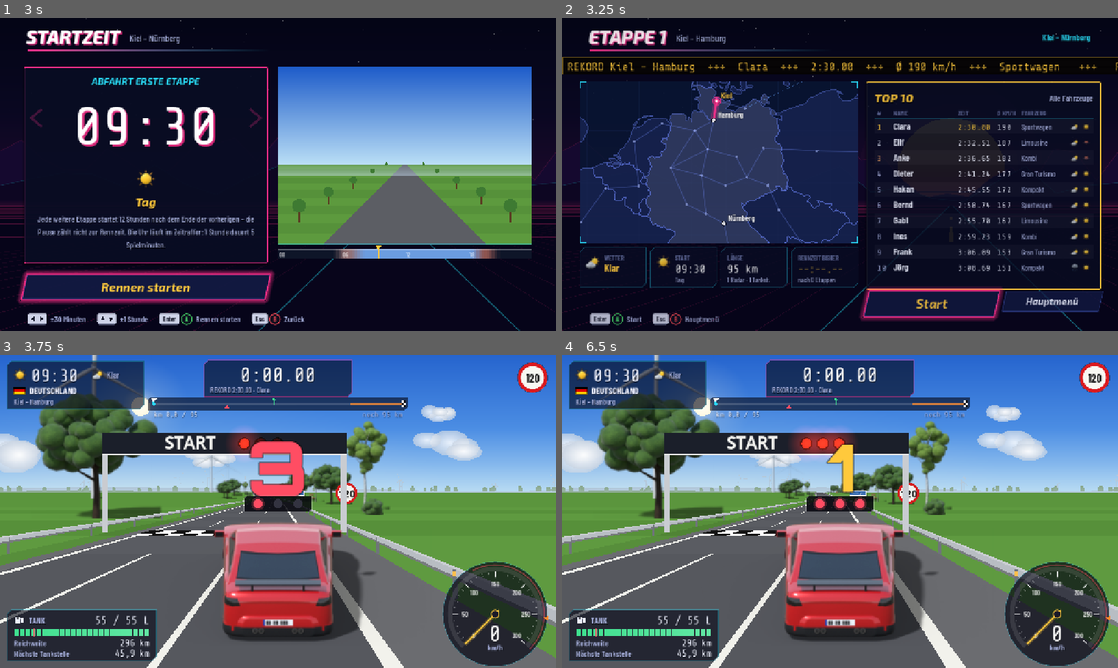
Above: before the commit, frames 1-4 (two rows, left to right).
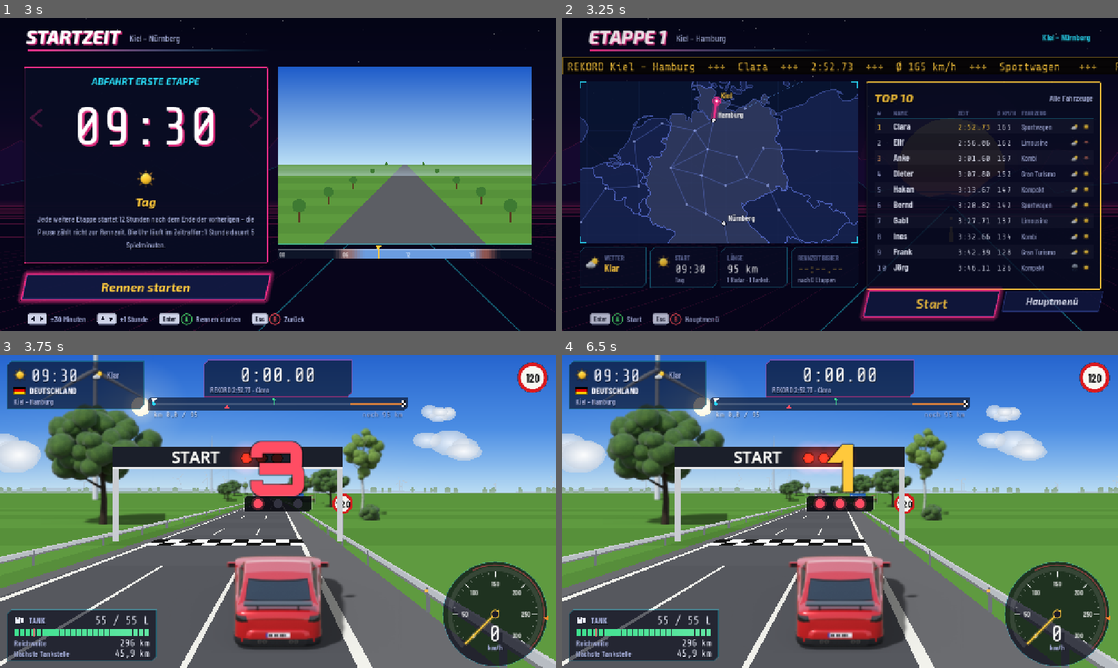
Above: after the commit, the same moments.

Repository: MBAdept/Crossing-Europe---A-Racing-XPerience
Game: Godot game, scene res://scenes/main.tscn
The game is run twice, just before and just after one commit, with the same random seed, the same clock (stepped at 60 frames per second) and the same inputs.
Inputs (mouse positions are in pixels of both pictures, inside the frame that each line leads up to):
- Up to frame 1 (3 s): tap Enter (ui_accept) at 0.5, 0.77, 1.52 s; move the mouse to (400, 158) at 0.52 s; hold Right (steer_right) 0.53-1.28 s; tap P every 0.75 s from 0.6 to 2.85 s; click (400, 158) at 0.67 s; move the mouse to (278, 174) at 1.27 s; hold Down (brake) 1.28-2.03 s; click (278, 174) at 1.42 s; hold Right (steer_right) 2.03-2.78 s; click (278, 174) at 2.17 s; move the mouse to (250, 237) at 2.77 s; hold Up (accelerate) from 2.78 s (still down); click (250, 237) at 2.92 s
- Up to frame 2 (3.25 s): keep holding Up (accelerate); tap Enter (ui_accept) at 3.02 s
- Up to frame 3 (3.75 s): release Up (accelerate) at 3.5 s; click "Start" at 3.5 s
- Up to frame 4 (6.5 s): tap Enter (ui_accept) at 4.25, 4.52, 5.27, 5.75 s; move the mouse to (1006, 558) at 4.27 s; hold Left (steer_left) 4.28-5.78 s; tap P at 4.35, 5.1, 5.85 s; tap Escape (pause) at 4.9 s; move the mouse to (673, 464) at 5.02 s; move the mouse to (867, 511) at 5.77 s; hold Down (brake) from 5.78 s (still down); click (867, 511) at 5.92 s

Frame 1 is identical in both runs. In frame 2, 0.5% of the frame differs, in the area x 47-81%, y 14-81%; in frame 3, 27%; in frame 4, 28%, in the area x 0-100%, y 0-100%.

Commit message:
Integration: Module verdrahtet, Kamera höher, Flaggen, End-to-End-Rennlauf
- Rennsitzung: Verkehrsmaße aus dem Sprite-Manifest, Startverkehr vor dem Countdown,
  Sichtweite für den Verkehr, Meldung beim Anhalten durch die Polizei, Countdown-Piep nur im HUD
- Renderer: Gebäude links gespiegelt (Anker gespiegelt), Abstand zur Straße aus extent_m
- Kamera 3,4 m hoch und 9 m hinter dem Auto, damit Verkehr voraus nicht vom eigenen Dach
  verdeckt wird; geschätzte Rekorde mit 125–165 km/h erreichbarer
- Flaggen: Layout-Kürzel (senkrecht, gewichtet, Schweizer Kreuz, tschechischer Keil)
- Tests unabhängig von der Kameraeinstellung; tests/race/run_race.gd fährt ein ganzes
  Rennen durch den echten Menüablauf (GameFlow-Testschalter --autopilot/--no-countdown)

Co-Authored-By: Claude Opus 5.5 <noreply@anthropic.com>
Claude-Session: https://claude.ai/code/session_01PFUioZ3CbJFXvrcqAMyLYq

Diff:
--- a/config/game_config.json
+++ b/config/game_config.json
@@ -227,8 +227,8 @@
 		"segment_length_m": 3.0,
 		"draw_distance_m": 900.0,
 		"fov_deg": 84.0,
-		"camera_height_m": 2.55,
-		"camera_distance_m": 7.6,
+		"camera_height_m": 3.4,
+		"camera_distance_m": 9.0,
 		"horizon_y_frac": 0.45,
 		"fog_start_frac": 0.45,
 		"hill_height_scale": 2.0,
@@ -276,7 +276,7 @@
 		"store_per_vehicle": true,
 		"default_filter": "all",
 		"seed_entries": true,
-		"seed_avg_kmh": [150, 190],
+		"seed_avg_kmh": [125, 165],
 		"seed_names": ["Anke", "Bernd", "Clara", "Dieter", "Elif", "Frank", "Gabi", "Hakan", "Ines", "Jörg"]
 	},
 
--- a/data/countries.json
+++ b/data/countries.json
@@ -1,22 +1,22 @@
 {
-	"_doc": "Länder: Namen (deutsch / Landessprache für Grenzsc …(74 unchanged characters)… ttergewichtung), Sprite-Set der Polizei.",
+	"_doc": "Länder: Namen (deutsch / Landessprache für Grenzsc …(74 unchanged characters)… ttergewichtung), Sprite-Set der Polizei. colors = Flagge: optional ein Layout-Kürzel vorn (v = senkrecht, h121/h212 = gewichtete Querstreifen, ch = Schweizer Kreuz, cz = tschechischer Keil), sonst gleich breite Querstreifen.",
 	"countries": {
 		"DE": { "name": "Deutschland", "name_local": "Deutschland", "limits": { "autobahn": null, "landstrasse": 100, "city": 50 }, "climate": "north", "police": "police/de", "colors": ["#000000", "#DD0000", "#FFCE00"] },
 		"NL": { "name": "Niederlande", "name_local": "Nederland", "limits": { "autobahn": 100, "landstrasse": 80, "city": 50 }, "climate": "north", "police": "police/nl", "colors": ["#AE1C28", "#FFFFFF", "#21468B"] },
-		"BE": { "name": "Belgien", "name_local": "België · Belgique", "limits": { "autobahn": 120, "landstrasse": 90, "city": 50 }, "climate": "north", "police": "police/be", "colors": ["#000000", "#FDDA24", "#EF3340"] },
-		"FR": { "name": "Frankreich", "name_local": "France", "limits": { "autobahn": 130, "landstrasse": 80, "city": 50 }, "climate": "default", "police": "police/fr", "colors": ["#002395", "#FFFFFF", "#ED2939"] },
-		"ES": { "name": "Spanien", "name_local": "España", "limits": { "autobahn": 120, "landstrasse": 90, "city": 50 }, "climate": "mediterranean", "police": "police/es", "colors": ["#AA151B", "#F1BF00", "#AA151B"] },
-		"CH": { "name": "Schweiz", "name_local": "Schweiz · Suisse · Svizzera", "limits": { "autobahn": 120, "landstrasse": 80, "city": 50 }, "climate": "alpine", "police": "police/ch", "colors": ["#DA291C", "#FFFFFF", "#DA291C"] },
-		"IT": { "name": "Italien", "name_local": "Italia", "limits": { "autobahn": 130, "landstrasse": 90, "city": 50 }, "climate": "mediterranean", "police": "police/it", "colors": ["#009246", "#FFFFFF", "#CE2B37"] },
+		"BE": { "name": "Belgien", "name_local": "België · Belgique", "limits": { "autobahn": 120, "landstrasse": 90, "city": 50 }, "climate": "north", "police": "police/be", "colors": ["v", "#000000", "#FDDA24", "#EF3340"] },
+		"FR": { "name": "Frankreich", "name_local": "France", "limits": { "autobahn": 130, "landstrasse": 80, "city": 50 }, "climate": "default", "police": "police/fr", "colors": ["v", "#002395", "#FFFFFF", "#ED2939"] },
+		"ES": { "name": "Spanien", "name_local": "España", "limits": { "autobahn": 120, "landstrasse": 90, "city": 50 }, "climate": "mediterranean", "police": "police/es", "colors": ["h121", "#AA151B", "#F1BF00", "#AA151B"] },
+		"CH": { "name": "Schweiz", "name_local": "Schweiz · Suisse · Svizzera", "limits": { "autobahn": 120, "landstrasse": 80, "city": 50 }, "climate": "alpine", "police": "police/ch", "colors": ["ch", "#DA291C", "#FFFFFF"] },
+		"IT": { "name": "Italien", "name_local": "Italia", "limits": { "autobahn": 130, "landstrasse": 90, "city": 50 }, "climate": "mediterranean", "police": "police/it", "colors": ["v", "#009246", "#FFFFFF", "#CE2B37"] },
 		"SI": { "name": "Slowenien", "name_local": "Slovenija", "limits": { "autobahn": 130, "landstrasse": 90, "city": 50 }, "climate": "alpine", "police": "police/si", "colors": ["#FFFFFF", "#0000FF", "#FF0000"] },
 		"HR": { "name": "Kroatien", "name_local": "Hrvatska", "limits": { "autobahn": 130, "landstrasse": 90, "city": 50 }, "climate": "continental", "police": "police/hr", "colors": ["#FF0000", "#FFFFFF", "#171796"] },
 		"RS": { "name": "Serbien", "name_local": "Србија · Srbija", "limits": { "autobahn": 130, "landstrasse": 80, "city": 50 }, "climate": "continental", "police": "police/rs", "colors": ["#C6363C", "#0C4076", "#FFFFFF"] },
 		"BG": { "name": "Bulgarien", "name_local": "България", "limits": { "autobahn": 140, "landstrasse": 90, "city": 50 }, "climate": "continental", "police": "police/bg", "colors": ["#FFFFFF", "#00966E", "#D62612"] },
 		"HU": { "name": "Ungarn", "name_local": "Magyarország", "limits": { "autobahn": 130, "landstrasse": 90, "city": 50 }, "climate": "continental", "police": "police/hu", "colors": ["#CE2939", "#FFFFFF", "#477050"] },
 		"AT": { "name": "Österreich", "name_local": "Österreich", "limits": { "autobahn": 130, "landstrasse": 100, "city": 50 }, "climate": "alpine", "police": "police/at", "colors": ["#ED2939", "#FFFFFF", "#ED2939"] },
-		"CZ": { "name": "Tschechien", "name_local": "Česko", "limits": { "autobahn": 130, "landstrasse": 90, "city": 50 }, "climate": "continental", "police": "police/cz", "colors": ["#FFFFFF", "#D7141A", "#11457E"] },
-		"PL": { "name": "Polen", "name_local": "Polska", "limits": { "autobahn": 140, "landstrasse": 90, "city": 50 }, "climate": "continental", "police": "police/pl", "colors": ["#FFFFFF", "#DC143C", "#FFFFFF"] },
+		"CZ": { "name": "Tschechien", "name_local": "Česko", "limits": { "autobahn": 130, "landstrasse": 90, "city": 50 }, "climate": "continental", "police": "police/cz", "colors": ["cz", "#FFFFFF", "#D7141A", "#11457E"] },
+		"PL": { "name": "Polen", "name_local": "Polska", "limits": { "autobahn": 140, "landstrasse": 90, "city": 50 }, "climate": "continental", "police": "police/pl", "colors": ["#FFFFFF", "#DC143C"] },
 		"LT": { "name": "Litauen", "name_local": "Lietuva", "limits": { "autobahn": 130, "landstrasse": 90, "city": 50 }, "climate": "north", "police": "police/lt", "colors": ["#FDB913", "#006A44", "#C1272D"] },
-		"LV": { "name": "Lettland", "name_local": "Latvija", "limits": { "autobahn": 110, "landstrasse": 90, "city": 50 }, "climate": "north", "police": "police/lv", "colors": ["#9E3039", "#FFFFFF", "#9E3039"] }
+		"LV": { "name": "Lettland", "name_local": "Latvija", "limits": { "autobahn": 110, "landstrasse": 90, "city": 50 }, "climate": "north", "police": "police/lv", "colors": ["h212", "#9E3039", "#FFFFFF", "#9E3039"] }
 	}
 }
--- a/scripts/race/race_session.gd
+++ b/scripts/race/race_session.gd
@@ -145,6 +145,7 @@
 		if not heavy.has(id):
 			cars.append(id)
 	traffic.setup(cfg, track, cars, heavy, plan.seed + 17 + int(setup.get("seed", 0)))
+	traffic.set_dimensions(SpriteDB.sets)
 	traffic_enabled = not CliArgs.has("no-traffic")
 
 	fuel = FuelSystem.new()
@@ -166,6 +167,10 @@
 	vehicle.speed = clampf(CliArgs.get_float("start-speed", 0.0), 0.0, 300.0)
 	if traffic_enabled and (CliArgs.has("traffic-warmup") or bool(setup.get("traffic_warmup", false))):
 		_warm_up_traffic()
+	if traffic_enabled:
+		var h0 := Units.hour_of_day(_start_world_minutes)
+		traffic.update(0.0, {"z": pos_z, "x": vehicle.x, "speed": vehicle.speed},
+			{"hour": h0, "chase": false, "camera_z": pos_z - proj.cam_distance, "visibility_m": _visibility_m(h0)})
 	_last_country = plan.country_at(pos_km)
 	_was_city = plan.is_city(pos_km)
 	_was_tunnel = plan.in_tunnel(pos_km)
@@ -208,6 +213,11 @@
 		Engine.physics_ticks_per_second = maxi(1, int(round(60.0 * ts)))
 		Engine.max_physics_steps_per_frame = clampi(int(ceil(ts)) * 2, 8, 128)
 	_start_wall_ms = Time.get_ticks_msec()
+
+
+## Current sight distance (m): draw distance reduced by night, weather and tunnels.
+func _visibility_m(hour: float) -> float:
+	return _draw_distance * env.visibility_factor(hour, weather, track.is_tunnel_at(pos_z - proj.cam_distance + 5.0))
 
 
 ## Debug/screenshots: lets traffic build up around the start position by simulating a virtual
@@ -264,6 +274,8 @@
 		stats["police_escapes"] += 1
 		AudioManager.set_siren(false, 0.0)
 		hud.show_message(tr("Entkommen!"), "info"))
+	police.pull_over.connect(func() -> void:
+		hud.show_message(tr("Polizei! Rechts ranfahren!"), "alert", 2.5))
 	police.caught.connect(func() -> void:
 		stats["police_stops"] += 1
 		hud.show_message(tr("Führerschein, bitte!"), "alert", float(ConfigLoader.lookup(cfg, "police.stop_duration_s", 10.0))))
@@ -370,8 +382,7 @@
 		countdown -= dt
 		var sec := int(ceil(countdown))
 		if sec < _last_beep and sec > 0:
-			_last_beep = sec
-			AudioManager.play("beep")
+			_last_beep = sec   # the HUD plays the beep when the countdown number changes
 		if countdown <= 0.0:
 			running = true
 			hud.show_message(tr("LOS!"), "info", 1.2)
@@ -399,7 +410,7 @@
 	track.update_window(cam_z, _draw_distance + 60.0)
 	if traffic_enabled:
 		traffic.update(dt, {"z": pos_z, "x": vehicle.x, "speed": vehicle.speed},
-			{"hour": hour, "chase": police.chase_active(), "camera_z": cam_z})
+			{"hour": hour, "chase": police.chase_active(), "camera_z": cam_z, "visibility_m": _visibility_m(hour)})
 		if not vehicle.invulnerable and vehicle.state != VehicleModel.State.AUTO:
 			var hit := traffic.find_collision({"z": pos_z, "x": vehicle.x, "length": vehicle.length_m, "width": vehicle.width_m}, cam_z, proj.visible_fraction)
 			if hit != null:
@@ -435,7 +446,7 @@
 	track.update_window(pos_z - proj.cam_distance, _draw_distance + 60.0)
 	if traffic_enabled:
 		traffic.update(dt, {"z": pos_z, "x": vehicle.x, "speed": vehicle.speed},
-			{"hour": clock.hour(), "chase": false, "camera_z": pos_z - proj.cam_distance})
+			{"hour": clock.hour(), "chase": false, "camera_z": pos_z - proj.cam_distance, "visibility_m": _visibility_m(clock.hour())})
 	_finish_timer -= dt
 	if not _result_sent and (_finish_timer <= 0.0 or (vehicle.speed < 1.0 and _finish_timer < 2.0)):
 		_result_sent = true
--- a/scripts/race/road_renderer.gd
+++ b/scripts/race/road_renderer.gd
@@ -1397,8 +1397,11 @@
 		var info := _spinfo(set_id)
 		var sc := _prop_scale(it, set_id)
 		if it.has("align"):
-			# "edge": x is the near edge of the object -> shift its centre away from the road
-			x += float(int(it.get("side", 1))) * float(info[6]) * sc
+			# "edge": x is the near edge of the object -> shift its anchor away from the road by the
+			# object's extent towards the road (extent_m of the manifest, else half its width)
+			var side := int(it.get("side", 1))
+			var ext: Vector2 = info[7]
+			x += float(side) * (ext.x if side > 0 else ext.y) * sc
 		res = [set_id, info, sc, x, "", Color(str(it["tint"])) if it.has("tint") else Color.WHITE]
 	it["_c"] = res
 	return res
@@ -1498,7 +1501,11 @@
 			rows[str(layers[i])] = i
 		var obj: Dictionary = SpriteDB.object_size(set_id)
 		var half_w := float(obj.get("width_m", SpriteDB.cell_size(set_id).x / SpriteDB.pixels_per_meter(set_id) * 0.8)) * 0.5
-		info = [tex, SpriteDB.pixels_per_meter(set_id), SpriteDB.anchor(set_id), SpriteDB.cell_size(set_id), cols, rows, half_w]
+		# extent_m (Blender manifest): distance from the anchor to the near side when placed right / left
+		var ext: Array = SpriteDB.get_set(set_id).get("extent_m", [half_w, half_w])
+		var extent := Vector2(float(ext[0]), float(ext[1])) if ext.size() >= 2 else Vector2(half_w, half_w)
+		var mirror_left := (SpriteDB.get_set(set_id).get("tags", []) as Array).has("mirror_left")
+		info = [tex, SpriteDB.pixels_per_meter(set_id), SpriteDB.anchor(set_id), SpriteDB.cell_size(set_id), cols, rows, half_w, extent, mirror_left]
 	_sp_cache[set_id] = info
 	return info
 
@@ -1546,7 +1553,8 @@
 	if w < 0.8 or w > proj.screen.x * 5.0:
 		return Rect2()
 	var an: Vector2 = info[2]
-	var dest := Rect2(p.x - an.x * w, p.y - an.y * h, w, h)
+	var ax := (1.0 - an.x) if flip else an.x
+	var dest := Rect2(p.x - ax * w, p.y - an.y * h, w, h)
 	if dest.position.x > proj.screen.x + 4.0 or dest.end.x < -4.0 or dest.position.y > proj.screen.y + 4.0 or dest.end.y < -4.0:
 		return Rect2()
 	var src := Rect2(float(col) * cell.x, float(row) * cell.y, cell.x, cell.y)
@@ -1572,7 +1580,8 @@
 func _draw_prop_info(k: int, it: Dictionary, pc: Array, p: Vector3, alpha: float, light: float) -> void:
 	var info: Array = pc[1]
 	var scale := float(pc[2])
-	var flip := int(it.get("side", 1)) < 0 and bool(it.get("mirror", false))
+	# props rendered for the right roadside (tag mirror_left) are mirrored on the left side
+	var flip := int(it.get("side", 1)) < 0 and (bool(it.get("mirror", false)) or bool(info[8]))
 	var mod := _modulate(k, light, alpha)
 	var tint: Color = pc[5]
 	if tint != Color.WHITE:
--- a/scripts/ui/game_flow.gd
+++ b/scripts/ui/game_flow.gd
@@ -222,15 +222,25 @@
 
 ## Setup dictionary for the race session (ARCHITECTURE.md §8).
 func stage_setup() -> Dictionary:
+	var s := {}
 	if mode == "race" and race != null:
-		return {"mode": "race", "race_id": race.race_id, "stage_id": str(pending_leg.get("id", "")),
+		s = {"mode": "race", "race_id": race.race_id, "stage_id": str(pending_leg.get("id", "")),
 			"from_city": str(pending_leg.get("from", "")), "vehicle": race.vehicle,
 			"start_world_minutes": race.world_minutes, "weather": pending_weather,
 			"seed": race.stage_seed(str(pending_leg.get("id", ""))) % 100000}
-	return {"mode": "single", "race_id": "", "stage_id": str(single.get("stage_id", "")),
-		"from_city": str(single.get("from_city", "")), "vehicle": str(single.get("vehicle", "limousine")),
-		"start_world_minutes": float(single.get("hour", 8.0)) * 60.0, "weather": str(single.get("weather", "normal")),
-		"seed": randi() % 100000}
+	else:
+		s = {"mode": "single", "race_id": "", "stage_id": str(single.get("stage_id", "")),
+			"from_city": str(single.get("from_city", "")), "vehicle": str(single.get("vehicle", "limousine")),
+			"start_world_minutes": float(single.get("hour", 8.0)) * 60.0, "weather": str(single.get("weather", "normal")),
+			"seed": randi() % 100000}
+	# debug/test hooks (command line only): drive the stages with the autopilot
+	if CliArgs.has("autopilot"):
+		s["autopilot"] = true
+		s["autopilot_speeding"] = CliArgs.has("autopilot-speeding")
+		s["autopilot_refuel"] = CliArgs.get_string("autopilot-refuel", "auto")
+	if CliArgs.has("no-countdown"):
+		s["no_countdown"] = true
+	return s
 
 
 func start_pending_stage() -> void:
--- a/scripts/ui/ui_icons.gd
+++ b/scripts/ui/ui_icons.gd
@@ -167,17 +167,58 @@
 	ci.draw_rect(Rect2(c.x - s * 0.38, c.y, s * 0.76, s * 0.14), Color("c9d2e8"))
 
 
-## Three flag stripes (horizontal) from countries.json colours.
+## Flag from countries.json "colors": an optional layout token first ("v" vertical stripes,
+## "h121"/"h212" weighted horizontal stripes, "ch" Swiss cross, "cz" Czech wedge), then the colours.
+## Without a token: equal horizontal stripes. vertical = true forces plain vertical stripes (tiny markers).
 static func flag(ci: CanvasItem, rect: Rect2, colors: Array, vertical: bool = false) -> void:
-	if colors.is_empty():
+	var layout := "h"
+	var cols: Array[Color] = []
+	for v in colors:
+		var s := str(v)
+		if s.begins_with("#"):
+			cols.append(Color.html(s))
+		elif cols.is_empty():
+			layout = s
+	if cols.is_empty():
 		ci.draw_rect(rect, Color(0.5, 0.5, 0.6))
 		return
-	var n := colors.size()
-	for i in n:
-		var col := Color.html(str(colors[i])) if str(colors[i]).begins_with("#") else Color(0.5, 0.5, 0.6)
-		var r := Rect2(rect.position.x + rect.size.x * i / n, rect.position.y, rect.size.x / n, rect.size.y) if vertical \
-			else Rect2(rect.position.x, rect.position.y + rect.size.y * i / n, rect.size.x, rect.size.y / n)
-		ci.draw_rect(r, col)
+	if vertical:
+		layout = "v"
+	match layout:
+		"ch":
+			ci.draw_rect(rect, cols[0])
+			var c := rect.get_center()
+			var arm := minf(rect.size.x, rect.size.y) * 0.62
+			var t := arm * 0.32
+			var white: Color = cols[1] if cols.size() > 1 else Color.WHITE
+			ci.draw_rect(Rect2(c.x - arm * 0.5, c.y - t * 0.5, arm, t), white)
+			ci.draw_rect(Rect2(c.x - t * 0.5, c.y - arm * 0.5, t, arm), white)
+		"cz":
+			ci.draw_rect(Rect2(rect.position, Vector2(rect.size.x, rect.size.y * 0.5)), cols[0])
+			ci.draw_rect(Rect2(rect.position.x, rect.position.y + rect.size.y * 0.5, rect.size.x, rect.size.y * 0.5), cols[1] if cols.size() > 1 else cols[0])
+			if cols.size() > 2:
+				ci.draw_colored_polygon(PackedVector2Array([rect.position, rect.position + Vector2(rect.size.x * 0.5, rect.size.y * 0.5),
+					rect.position + Vector2(0, rect.size.y)]), cols[2])
+		"v":
+			var n := cols.size()
+			for i in n:
+				ci.draw_rect(Rect2(rect.position.x + rect.size.x * i / n, rect.position.y, rect.size.x / n, rect.size.y), cols[i])
+		_:
+			var weights: Array[float] = []
+			if layout.begins_with("h") and layout.length() == cols.size() + 1:
+				for ch in layout.substr(1):
+					weights.append(float(ch))
+			else:
+				for i in cols.size():
+					weights.append(1.0)
+			var total := 0.0
+			for w in weights:
+				total += w
+			var y := rect.position.y
+			for i in cols.size():
+				var hgt := rect.size.y * weights[i] / total
+				ci.draw_rect(Rect2(rect.position.x, y, rect.size.x, hgt), cols[i])
+				y += hgt
 	ci.draw_rect(rect, Color(0, 0, 0, 0.5), false, 1.0)
 
 
--- /dev/null
+++ b/tests/race/run_race.gd
@@ -0,0 +1,120 @@
+extends SceneTree
+## End-to-end run of a complete race through the real GameFlow: race selection -> vehicle ->
+## start time -> (route choices) -> stage screen -> stage driven by the autopilot -> result ->
+## ... -> ferry -> race result. Prints one line per leg and checks the race rules on the way
+## (next stage starts time.stage_pause_hours after the previous one ended; race time = sum of legs).
+##   godot --headless --path . -s res://tests/race/run_race.gd -- --race=kiel_nuernberg --autopilot \
+##       --no-countdown [--pick=0|1] [--vehicle=limousine] [--hour=8] [--timescale=40] [--max-legs=60]
+## Exit code 0 = race result reached and all checks passed.
+## Note: autoload classes are accessed untyped (this script compiles before the autoloads exist).
+
+var _gf: Node
+var _ui_data: GDScript
+var _state := "start"
+var _wall0 := 0
+var _max_wall := 3000.0
+var _pick := 0
+var _legs_done := 0
+var _max_legs := 60
+var _last_result: Variant = null
+var _sum_time := 0.0
+var _prev_end_min := -1.0
+var _errors: Array[String] = []
+var _pause_h := 12.0
+
+
+func _initialize() -> void:
+	var args := CliArgs.all()
+	var ts := clampf(float(args.get("timescale", 40.0)), 1.0, 120.0)
+	Engine.time_scale = ts
+	Engine.physics_ticks_per_second = maxi(60, int(round(60.0 * ts)))
+	_pick = int(args.get("pick", 0))
+	_max_legs = int(args.get("max-legs", 60))
+	_max_wall = float(args.get("max-seconds", 3000.0))
+	_pause_h = float(ConfigLoader.lookup(ConfigLoader.load_merged(), "time.stage_pause_hours", 12.0))
+	_ui_data = load("res://scripts/ui/ui_data.gd")
+	_wall0 = Time.get_ticks_msec()
+
+
+func _process(_delta: float) -> bool:
+	if (Time.get_ticks_msec() - _wall0) / 1000.0 > _max_wall:
+		print("FEHLER: Zeitlimit überschritten im Zustand ", _state)
+		quit(1)
+		return true
+	if _gf == null:
+		_gf = root.get_node_or_null("/root/GameFlow")
+		return false
+	var args := CliArgs.all()
+	match _state:
+		"start":
+			_gf.call("new_race")
+			_gf.call("select_race", str(args.get("race", "kiel_nuernberg")))
+			_gf.call("select_vehicle", str(args.get("vehicle", "limousine")))
+			_gf.call("select_start_time", float(args.get("hour", 8.0)))
+			print("RENNEN ", _gf.get("race").get("race_id"), " Fahrzeug ", _gf.get("race").get("vehicle"))
+			_state = "flow"
+		"flow":
+			_flow_step()
+		"racing":
+			var r: Variant = _gf.get("last_result")
+			if r != null and not is_same(r, _last_result) and _gf.call("current_screen_name") == "result":
+				_last_result = r
+				_on_leg_result(r)
+				_state = "flow"
+	return false
+
+
+func _flow_step() -> void:
+	var scr := str(_gf.call("current_screen_name"))
+	var race: Object = _gf.get("race")
+	match scr:
+		"route_choice":
+			var opts: Array = _ui_data.call("next_options", race.get("race_id"), race.get("current_city"), race.get("waypoint_index"), race.call("visited"))
+			var names := []
+			for o in opts:
+				names.append("%s→%s (%.0f km)" % [o["from"], o["to"], float(o.get("length_km", 0.0))])
+			var choice: Dictionary = opts[mini(_pick, opts.size() - 1)]
+			print("  ROUTENWAHL in ", race.get("current_city"), ": ", ", ".join(names), "  -> ", choice["to"])
+			_gf.call("choose_leg", choice)
+		"stage_screen":
+			var setup: Dictionary = _gf.call("stage_setup")
+			var start_min := float(setup["start_world_minutes"])
+			if _prev_end_min >= 0.0 and absf(start_min - (_prev_end_min + _pause_h * 60.0)) > 0.01:
+				_errors.append("Etappe %s startet %.1f min statt Ende + %.0f h" % [setup["stage_id"], start_min, _pause_h])
+			_gf.call("start_pending_stage")
+			_state = "racing"
+		"ferry":
+			var leg: Dictionary = _gf.get("pending_leg")
+			var before := float(race.get("total_time_s"))
+			_gf.call("ferry_done")
+			var after := float(race.get("total_time_s"))
+			print("  FÄHRE %s→%s  +%.0f s  (Rennzeit %s)" % [leg["from"], leg["to"], after - before, Units.format_race_time(after)])
+			_sum_time += after - before
+			_prev_end_min = float(race.get("world_minutes")) - _pause_h * 60.0
+		"race_result":
+			var total := float(race.get("total_time_s"))
+			if absf(total - _sum_time) > 0.05:
+				_errors.append("Rennzeit %.2f ≠ Summe der Etappen %.2f" % [total, _sum_time])
+			print("RENNERGEBNIS  Etappen %d  Zeit %s  Route %s" % [_legs_done, Units.format_race_time(total), " – ".join(race.get("route"))])
+			for e in _errors:
+				print("FEHLER: ", e)
+			print("RACE-RUN ", "OK" if _errors.is_empty() else "FEHLER", "  wall %.0f s" % ((Time.get_ticks_msec() - _wall0) / 1000.0))
+			_gf.call("finish_race")
+			quit(0 if _errors.is_empty() else 1)
+		"result":
+			_gf.call("result_continue")
+		_:
+			pass
+
+
+func _on_leg_result(r: Dictionary) -> void:
+	_legs_done += 1
+	_sum_time += float(r["time_s"])
+	_prev_end_min = float(r["end_world_minutes"])
+	print("  ETAPPE %2d %-28s %s  Ø %3.0f km/h  %-6s Start %s  Koll %d  Tank %d  Blitz %d  Stopp %d  Abschl %d" % [_legs_done, str(r["stage_name"]),
+		Units.format_race_time(float(r["time_s"])), float(r["avg_speed_kmh"]), str(r["weather"]),
+		Units.format_clock(float(r["start_world_minutes"])), int(r["collisions"]), int(r["refuels"]), int(r["radar_flashes"]),
+		int(r["police_stops"]), int(r["tow_events"])])
+	if _legs_done >= _max_legs:
+		print("FEHLER: zu viele Etappen")
+		quit(1)
--- a/tests/unit/gameplay/test_traffic_system.gd
+++ b/tests/unit/gameplay/test_traffic_system.gd
@@ -276,12 +276,26 @@
 	behind.x = 0.6
 	assert_eq(ts.find_collision(player, 993.4, hidden), null, "von hinten, kaum sichtbar: keine Kollision")
 	assert_eq(ts.find_collision(player, 993.4, visible), behind, "von hinten, sichtbar: Kollision")
+	# With the real camera: find the depth at which a third of the car becomes visible, then test
+	# an overlapping car just before and just after that threshold (independent of camera tuning).
 	var proj := RoadProjection.new()
-	proj.setup(ConfigLoader.lookup(c, "render", {}), Vector2(1280, 720))
-	var hit := ts.find_collision(player, 1000.0 - proj.cam_distance, proj.visible_fraction)
-	assert_eq(hit, null, "mit echter Projektion: das Heck ist noch hinter der Kamera")
-	behind.z = 999.5
-	hit = ts.find_collision(player, 1000.0 - proj.cam_distance, proj.visible_fraction)
+	proj.setup(ConfigLoader.lookup(cfg(), "render", {}), Vector2(1280, 720))
+	var cam_z := 1000.0 - proj.cam_distance
+	var min_frac := float(ConfigLoader.lookup(cfg(), "collision.rear_min_visible_fraction", 0.3333))
+	var dz_t := 0.0
+	while dz_t < 20.0 and proj.visible_fraction(dz_t, behind.height) < min_frac:
+		dz_t += 0.01
+	var overlap := (behind.length + 4.6) * 0.5
+	var hit: TrafficSystem.Car = null
+	var z_hidden := cam_z + dz_t * 0.5 + behind.length * 0.5
+	if absf(z_hidden - 1000.0) < overlap:
+		behind.z = z_hidden
+		hit = ts.find_collision(player, cam_z, proj.visible_fraction)
+		assert_eq(hit, null, "mit echter Projektion: weniger als ein Drittel sichtbar")
+	# else: the camera is so far behind the car that every overlapping car is already >= 1/3 visible
+	behind.z = cam_z + dz_t + 0.4 + behind.length * 0.5
+	assert_true(absf(behind.z - 1000.0) < overlap, "Testaufbau: Auto überlappt den Spieler (sichtbar)")
+	hit = ts.find_collision(player, cam_z, proj.visible_fraction)
 	assert_eq(hit, behind, "mit echter Projektion: zu mehr als einem Drittel sichtbar")
 
 
--- a/tests/unit/test_core.gd
+++ b/tests/unit/test_core.gd
@@ -63,5 +63,14 @@
 	pr.setup(ConfigLoader.lookup(cfg(), "render", {}), Vector2(1280, 720))
 	assert_eq(pr.visible_fraction(0.1, 1.5), 0.0, "hinter der Kamera unsichtbar")
 	assert_near(pr.visible_fraction(60.0, 1.5), 1.0, 0.001, "weit vorn ganz sichtbar")
-	assert_true(pr.visible_fraction(2.5, 1.5) < 0.34, "knapp vor der Kamera nur teilweise sichtbar")
-	assert_true(pr.visible_fraction(3.2, 1.5) > 0.34, "etwas weiter vorn mehr als ein Drittel sichtbar")
+	# the visible share grows monotonically with depth and passes 1/3 a few metres ahead of the camera
+	var prev := 0.0
+	var third_at := -1.0
+	for i in range(1, 400):
+		var dz := i * 0.05
+		var f := pr.visible_fraction(dz, 1.5)
+		assert_true(f >= prev - 0.0001, "monoton bei dz=%.2f" % dz)
+		prev = f
+		if third_at < 0.0 and f >= 1.0 / 3.0:
+			third_at = dz
+	assert_between(third_at, 1.0, pr.cam_distance, "ein Drittel sichtbar zwischen Kamera und Spielerauto")
